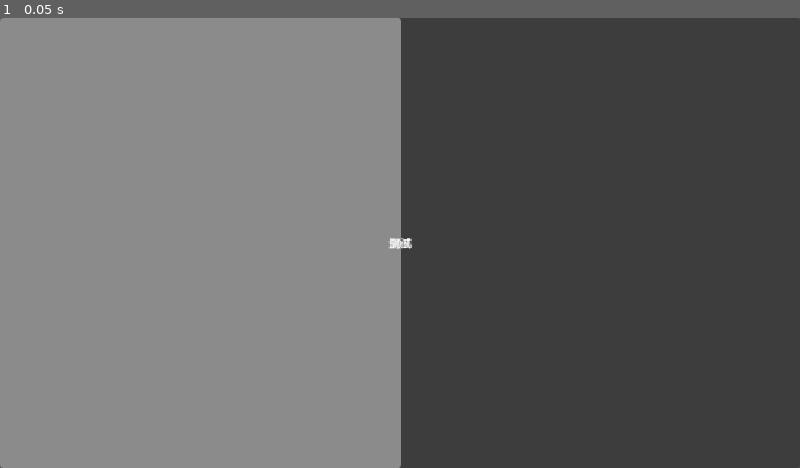
Above: before the commit, frame 1.
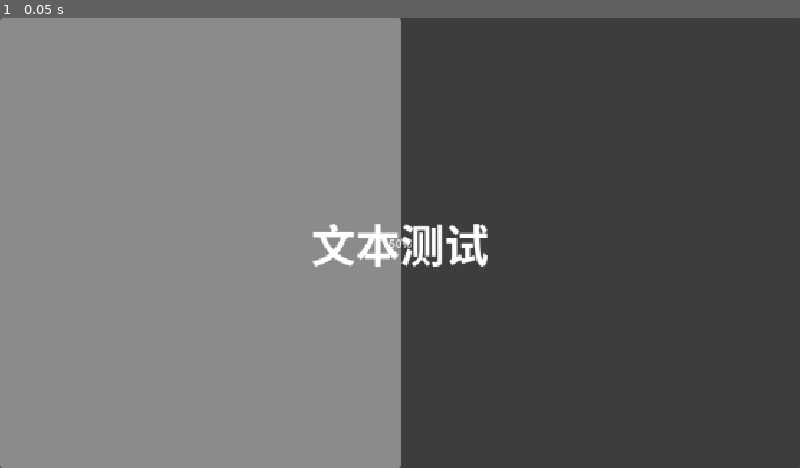
Above: after the commit, the same moment.

Repository: sevenyjl/Cultivation-Game
Game: Godot game, scene res://tscns/组件/进度条组件.tscn
Two runs of this game, one before a commit and one after it. Both use one fixed random seed, a clock stepped at 60 frames per second and the inputs below. This scene is started directly instead of the project's main scene.
Inputs:
- Up to frame 1 (0.05 s): no input

The runs differ from the first frame. In frame 1, 1.1% of the frame differs, in the area x 39-61%, y 45-56%.

Commit message:
feat(组件): 添加自动调整字体大小的Label组件
实现AutoSizeLabel组件，可根据容器大小自动调整文本字体大小
替换进度条组件中的RichTextLabel为AutoSizeLabel

Diff:
--- /dev/null
+++ b/cultivation-godot/tscns/组件/AutoSizeLabel.tscn
@@ -0,0 +1,13 @@
+[gd_scene load_steps=2 format=3 uid="uid://b3kbhvbk5en6d"]
+
+[ext_resource type="Script" uid="uid://p8vsc76745n8" path="res://tscns/组件/auto_size_label.gd" id="1_j3pml"]
+
+[node name="AutoSizeLabel" type="Label"]
+anchors_preset = 15
+anchor_right = 1.0
+anchor_bottom = 1.0
+grow_horizontal = 2
+grow_vertical = 2
+theme_override_font_sizes/font_size = 16
+text = "测试"
+script = ExtResource("1_j3pml")
--- /dev/null
+++ b/cultivation-godot/tscns/组件/auto_size_label.gd
@@ -0,0 +1,43 @@
+@tool
+extends Label
+class_name AutoSizeLabel
+
+@export var min_font_size: int = 8  # 最小字体大小
+@export var max_font_size: int = 32  # 最大字体大小
+
+func _notification(what: int) -> void:
+	if what==NOTIFICATION_EDITOR_POST_SAVE or what==NOTIFICATION_EDITOR_PRE_SAVE:
+		adjust_font_size()
+
+func _ready() -> void:
+	adjust_font_size()
+	# 在Godot 4.x中正确的信号连接语法
+	connect("resized", adjust_font_size)
+	# 也可以监听文本变化时调整字体大小
+	connect("text_changed", adjust_font_size)
+
+func adjust_font_size() -> void:
+	# 二分查找最佳字体大小
+	var low = min_font_size
+	var high = max_font_size
+	var best_size = low
+
+	while low <= high:
+		var mid = (low + high) / 2
+		# 创建临时标签计算尺寸
+		var test_label = Label.new()
+		test_label.text = text
+		test_label.add_theme_font_size_override("font_size", mid)
+
+		# 获取文本所需最小尺寸
+		var text_size = test_label.get_minimum_size()
+
+		# 检查是否适合当前容器大小（Godot 4.x中使用size代替rect_size）
+		if text_size.x <= size.x * 0.95 and text_size.y <= size.y * 0.95:
+			best_size = mid
+			low = mid + 1
+		else:
+			high = mid - 1
+
+	# 应用找到的最佳字体大小
+	add_theme_font_size_override("font_size", best_size)
--- a/cultivation-godot/tscns/组件/进度条组件.tscn
+++ b/cultivation-godot/tscns/组件/进度条组件.tscn
@@ -1,6 +1,7 @@
-[gd_scene load_steps=2 format=3 uid="uid://dv5a4n3wg22sb"]
+[gd_scene load_steps=3 format=3 uid="uid://dv5a4n3wg22sb"]
 
 [ext_resource type="Script" uid="uid://c3780qlis753y" path="res://tscns/组件/进度条组件.gd" id="1_6l79z"]
+[ext_resource type="Script" uid="uid://p8vsc76745n8" path="res://tscns/组件/auto_size_label.gd" id="2_dmi7c"]
 
 [node name="ProgressBarComponent" type="ProgressBar"]
 anchors_preset = 15
@@ -9,14 +10,17 @@
 value = 50.0
 script = ExtResource("1_6l79z")
 
-[node name="Label" type="RichTextLabel" parent="."]
+[node name="AutoSizeLabel" type="Label" parent="."]
 layout_mode = 1
 anchors_preset = 15
 anchor_right = 1.0
 anchor_bottom = 1.0
 grow_horizontal = 2
 grow_vertical = 2
-text = "测试"
-fit_content = true
+theme_override_font_sizes/font_size = 64
+text = "文本测试"
 horizontal_alignment = 1
 vertical_alignment = 1
+script = ExtResource("2_dmi7c")
+max_font_size = 64
+metadata/_custom_type_script = "uid://p8vsc76745n8"
Not shown, added: cultivation-godot/tscns/组件/auto_size_label.gd.uid
